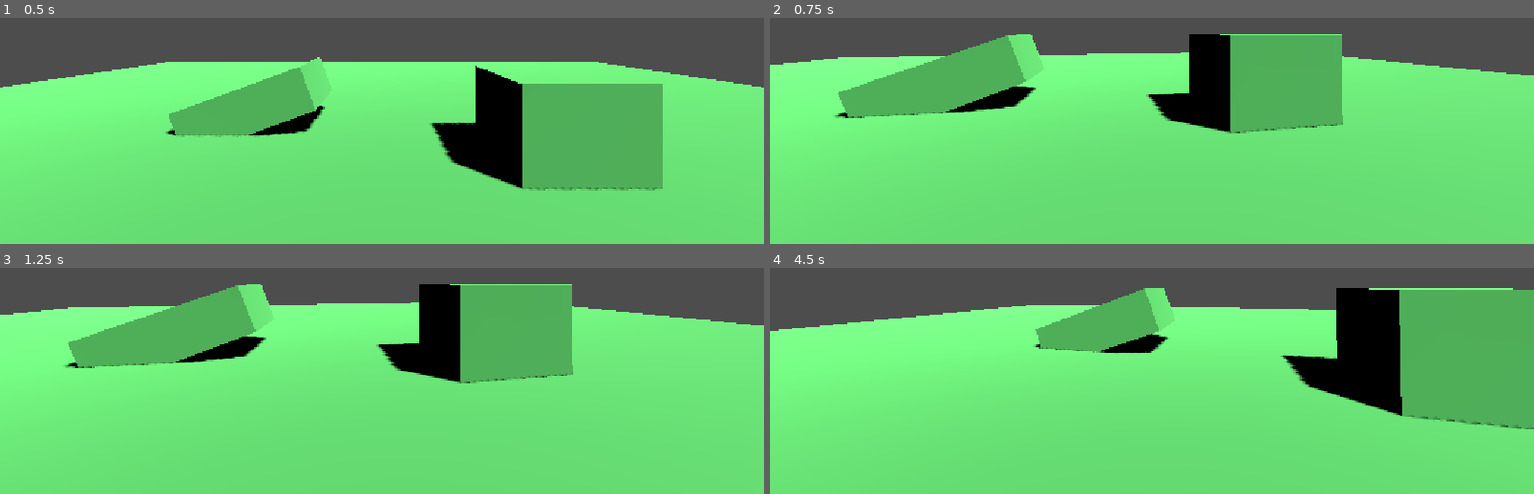
Above: before the commit, frames 1-4 (two rows, left to right).
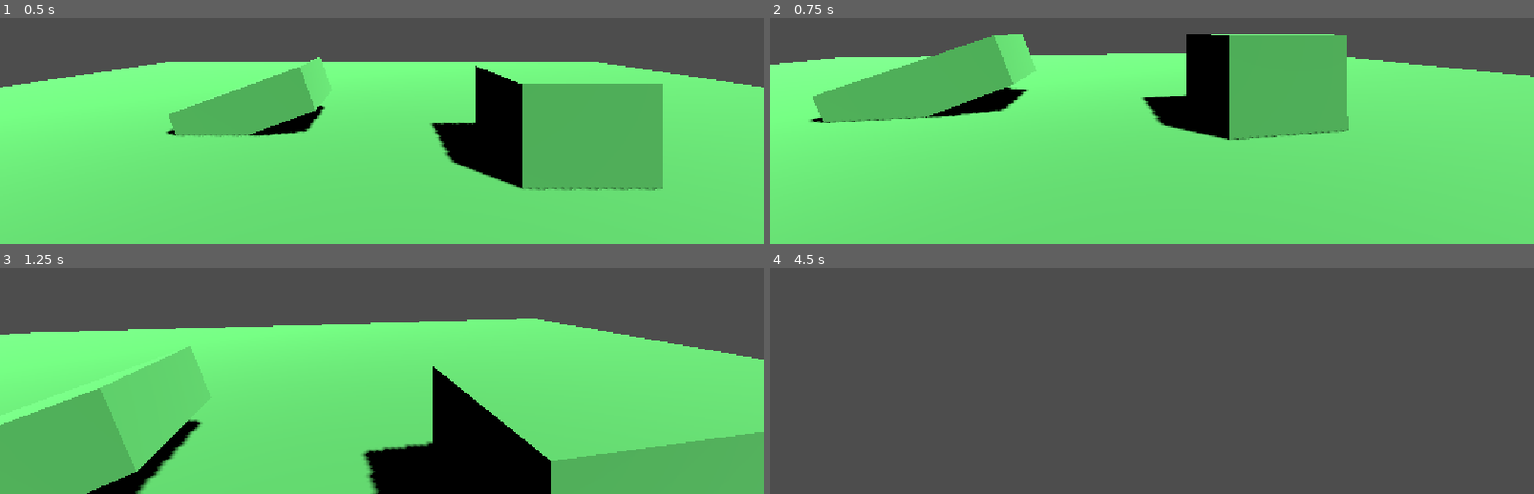
Above: after the commit, the same moments.

Repository: tan15hacks/lowpoly-android
Game: Godot game, scene res://scenes/main.tscn
The game is run twice, just before and just after one commit, with the same random seed, the same clock (stepped at 60 frames per second) and the same inputs. Before the commit the project has no main scene; this scene is started directly in both runs.
Inputs (mouse positions are in pixels of both pictures, inside the frame that each line leads up to):
- Up to frame 1 (0.5 s): no input
- Up to frame 2 (0.75 s): move the mouse to (1190, 27) at 0.52 s; hold W (move_forward, bound only after the commit) from 0.53 s (still down); tap Space (jump, bound only after the commit) at 0.6 s
- Up to frame 3 (1.25 s): keep holding W (move_forward, bound only after the commit); tap Space (jump, bound only after the commit) at 0.77, 1.07 s
- Up to frame 4 (4.5 s): keep holding W (move_forward, bound only after the commit); move the mouse to (1113, 281) at 1.27 s; tap Space (jump, bound only after the commit) at 1.35, 1.52, 1.82, 2.1, 2.85, 3.02, 3.32, 3.6, 3.77, 4.07, 4.35 s; move the mouse to (1167, 272) at 2.02 s; move the mouse to (1144, 286) at 2.77 s; move the mouse to (1205, 283) at 3.52 s; move the mouse to (1090, 274) at 4.27 s

Frame 1 is identical in both runs. In frame 2, 3.6% of the frame differs, in the area x 1-100%, y 7-55%; in frame 3, 44%; in frame 4, 84%, in the area x 0-100%, y 8-100%.

Commit message:
Set main scene and input actions

Diff:
--- a/lowpoly-android/project.godot
+++ b/lowpoly-android/project.godot
@@ -11,6 +11,7 @@
 [application]
 
 config/name="lowpoly-android"
+run/main_scene="res://scenes/main.tscn"
 config/features=PackedStringArray("4.7", "Mobile")
 config/icon="res://icon.svg"
 
@@ -18,6 +19,29 @@
 
 window/stretch/mode="canvas_items"
 window/stretch/aspect="expand"
+
+[input]
+
+move_forward={
+"deadzone": 0.5,
+"events": [Object(InputEventKey,"resource_local_to_scene":false,"resource_name":"","device":-1,"window_id":0,"alt_pressed":false,"shift_pressed":false,"ctrl_pressed":false,"meta_pressed":false,"pressed":false,"keycode":87,"physical_keycode":0,"key_label":0,"unicode":0,"location":0,"echo":false,"script":null)]
+}
+move_back={
+"deadzone": 0.5,
+"events": [Object(InputEventKey,"resource_local_to_scene":false,"resource_name":"","device":-1,"window_id":0,"alt_pressed":false,"shift_pressed":false,"ctrl_pressed":false,"meta_pressed":false,"pressed":false,"keycode":83,"physical_keycode":0,"key_label":0,"unicode":0,"location":0,"echo":false,"script":null)]
+}
+move_left={
+"deadzone": 0.5,
+"events": [Object(InputEventKey,"resource_local_to_scene":false,"resource_name":"","device":-1,"window_id":0,"alt_pressed":false,"shift_pressed":false,"ctrl_pressed":false,"meta_pressed":false,"pressed":false,"keycode":65,"physical_keycode":0,"key_label":0,"unicode":0,"location":0,"echo":false,"script":null)]
+}
+move_right={
+"deadzone": 0.5,
+"events": [Object(InputEventKey,"resource_local_to_scene":false,"resource_name":"","device":-1,"window_id":0,"alt_pressed":false,"shift_pressed":false,"ctrl_pressed":false,"meta_pressed":false,"pressed":false,"keycode":68,"physical_keycode":0,"key_label":0,"unicode":0,"location":0,"echo":false,"script":null)]
+}
+jump={
+"deadzone": 0.5,
+"events": [Object(InputEventKey,"resource_local_to_scene":false,"resource_name":"","device":-1,"window_id":0,"alt_pressed":false,"shift_pressed":false,"ctrl_pressed":false,"meta_pressed":false,"pressed":false,"keycode":32,"physical_keycode":0,"key_label":0,"unicode":0,"location":0,"echo":false,"script":null)]
+}
 
 [physics]
 
